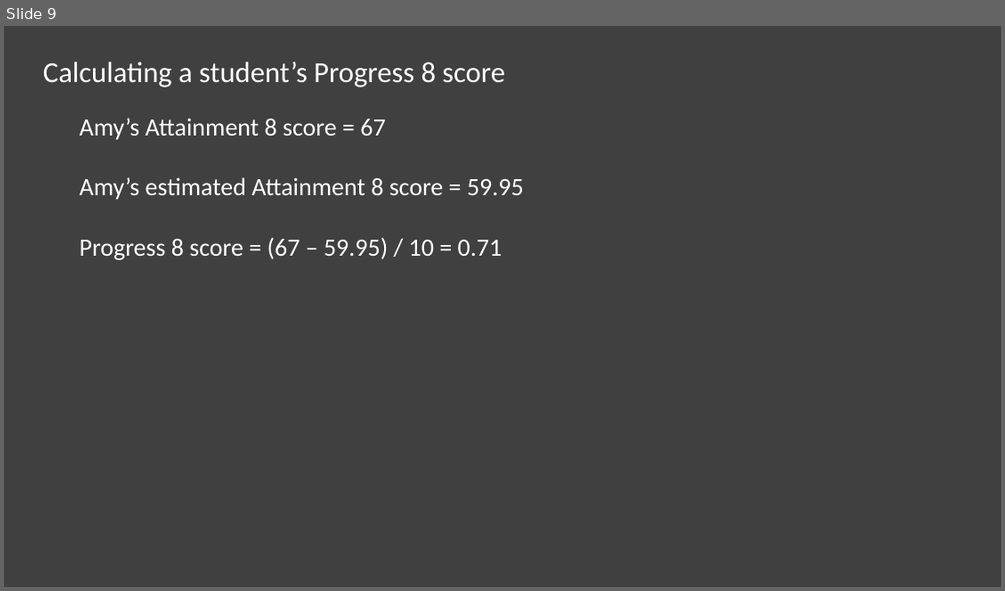
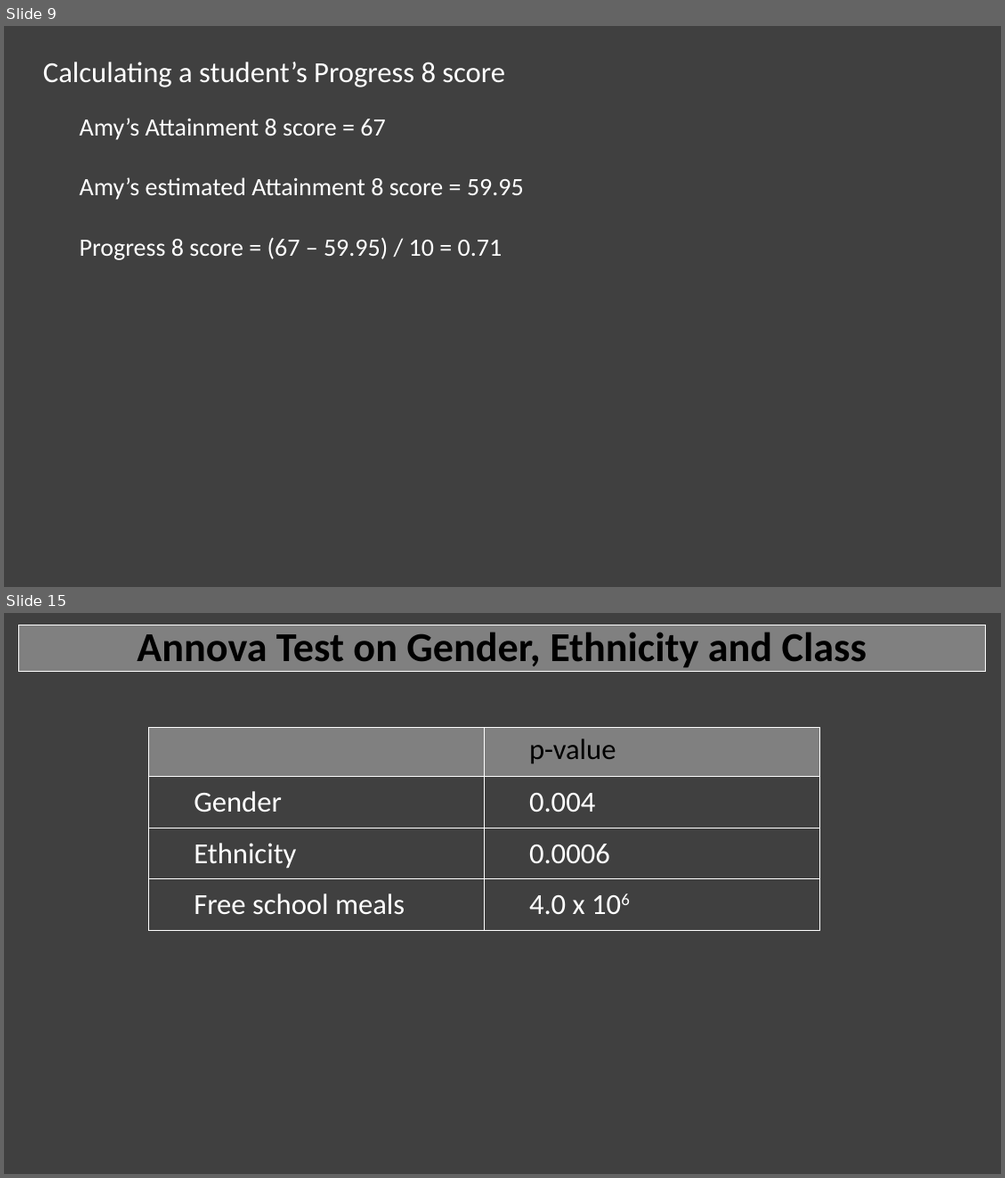
Before and after one commit to MoNawaz101/Project-1-Examination-Analysis, a slide deck: Project 1 Presentation.pptx. Shown one above the other, each under a label of ours: slide 9 before the commit, slides 9 and 15 after it; the slides between them are not shown. The pictures are 1005x591 and 1005x1178 pixels, drawn with LibreOffice and Linux fonts; fonts in the diff are those of the drawing. Boxes give left, top, right and bottom in pixels: in the first picture for what was removed or moved away, otherwise in the second. Text is boxed around its words. In the diff, an @@ line names an element or a change of style, - is before the commit and + after.

```diff
--- a/Project 1 Presentation.pptx
+++ b/Project 1 Presentation.pptx
@@ slide 15 added at (x1=4, y1=613, x2=1001, y2=1174), background #404040 @@
@@ title added at (x1=19, y1=625, x2=985, y2=672), fill #808080, outline #FFFFFF 0.75 pt, 39.6 pt, text #000000, bold @@
+Annova Test on Gender, Ethnicity and Class
@@ table added at (x1=149, y1=728, x2=819, y2=931), 4 rows, 2 columns @@
+ | p-value
+Gender | 0.004
+Ethnicity | 0.0006
+Free school meals | 4.0 x 106
```
Also in this commit, not shown: 10 slides changed, 5 other slides added, 1 slide removed, 44 other files.
